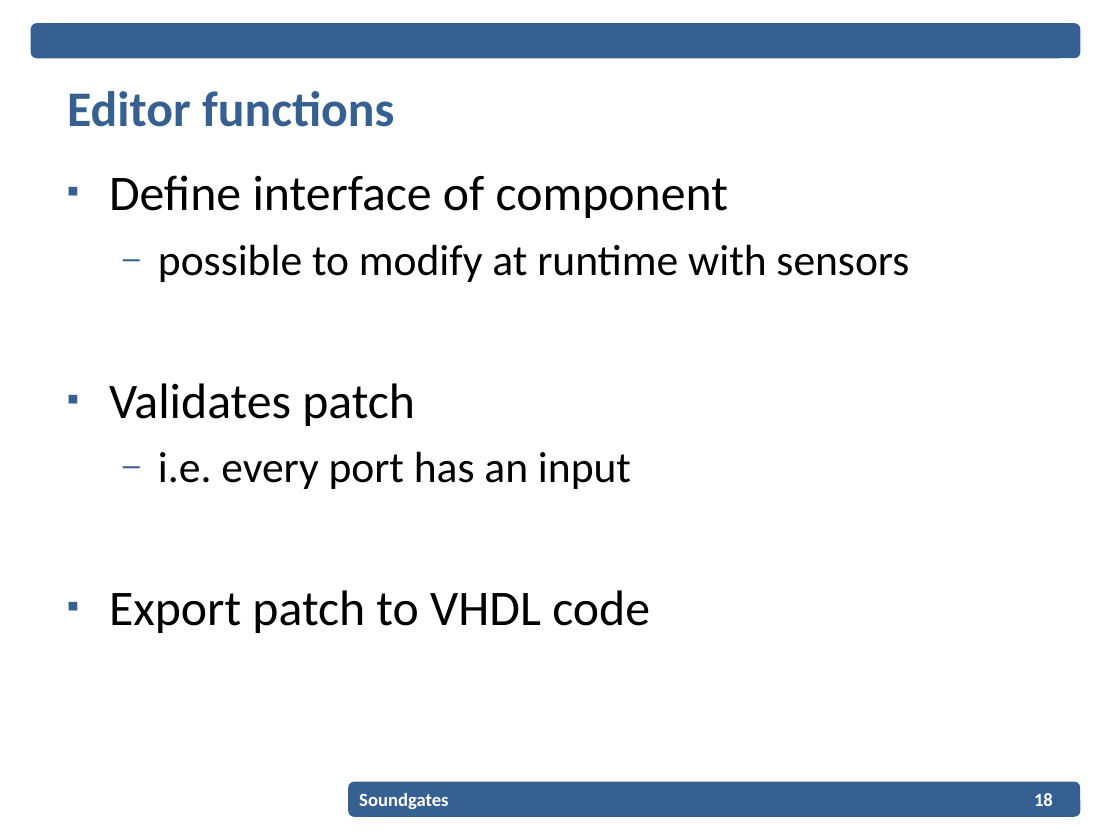
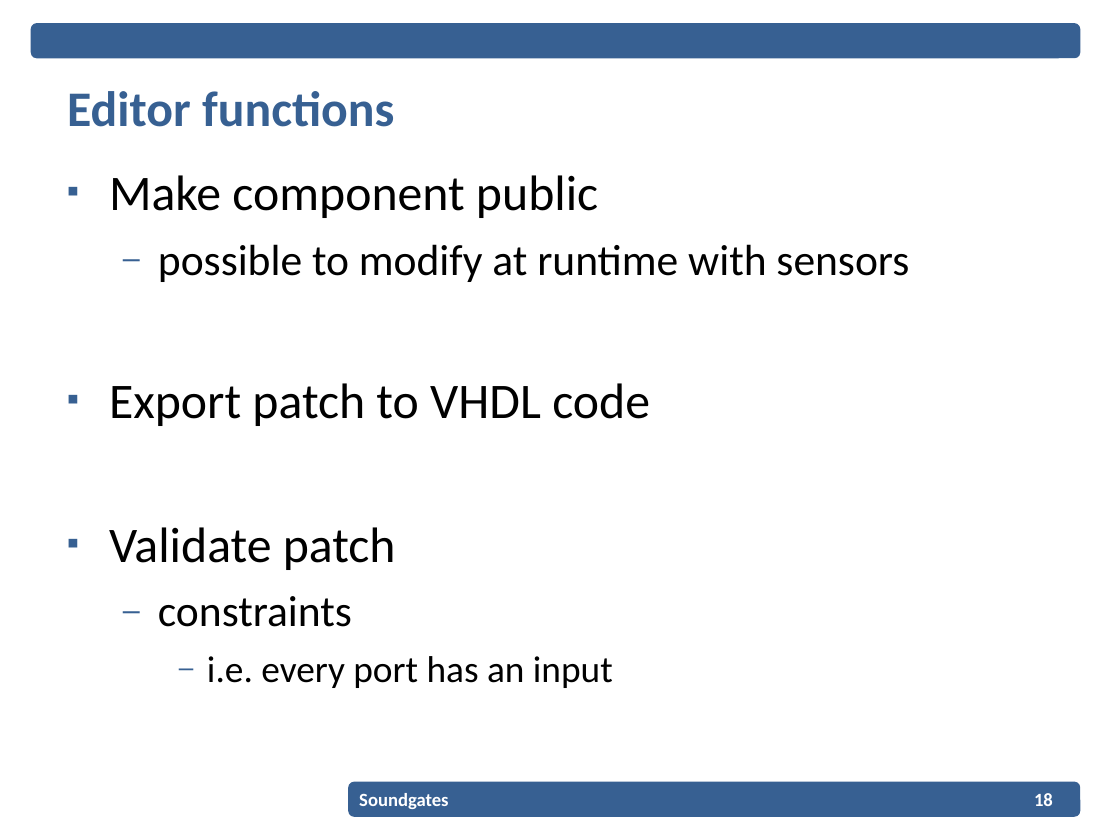
Before and after one commit to EPiCS/soundgates, a slide deck: slide 18 of documents/projectplan-presentation/Projectplan_Presentation.ppt. Drawn at 1120x840 pixels with LibreOffice and Linux fonts; fonts in the diff are those of the drawing; background and template pictures are left out. Boxes give left, top, right and bottom in pixels: in the first picture for what was removed or moved away, otherwise in the second. Text is boxed around its words. In the diff, an @@ line names an element or a change of style, - is before the commit and + after.

```diff
--- a/documents/projectplan-presentation/Projectplan_Presentation.ppt
+++ b/documents/projectplan-presentation/Projectplan_Presentation.ppt
@@ text at [109,175,598,218]: text changed @@
-▪ Define interface of component
+▪ Make component public
@@ text at [109,383,650,627]: text changed @@
-▪ Validates patch
+▪ Export patch to VHDL code
+▪ Validate patch
+  – constraints
@@ text at [109,590,650,633]: paragraph removed @@
-▪ Export patch to VHDL code
@@ text at [207,656,613,688]: size 28 to 24 pt in "i.e. every port has an input"; list level 2 to 3 in "i.e. every port has an ..." @@
```
Also in this commit, not shown: 8 other slides changed, 4 slides added, 3 slides removed, 1 other file.
